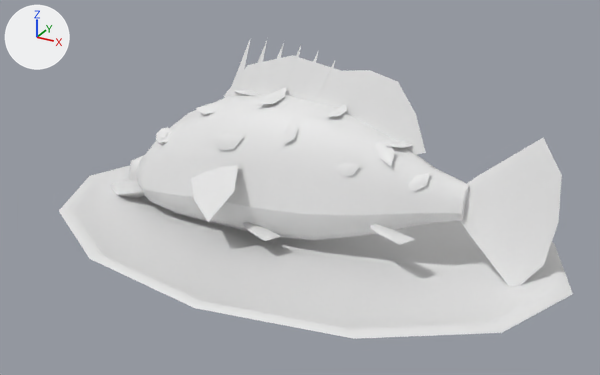
An edit to the Blender file WhiteModel/Food/SM_mandarin_fish.blend, drawn before and after from the same camera.
Both versions are drawn from a camera (50 mm lens) standing at (0.218, -0.393, 0.244) and looking at (0.004, -0.004, 0.05). Lighting does not change. The marker at upper left points along +X, +Y and +Z. The older version comes first.

Before the edit, the objects in view are built like this:
```python
me_sm_mandarin_fish = bpy.data.meshes.new('SM_mandarin_fish')
me_sm_mandarin_fish.from_pydata(...)  # 407 vertices, 486 faces; spans x -0.163..0.163, y -0.105..0.105, z 0.0..0.123
me_sm_mandarin_fish.polygons.foreach_set('use_smooth', [True] * 486)
# faces by material slot: [96, 82, 60, 88, 100, 24, 18, 18]
me_sm_mandarin_fish.materials.append(mat_m_celadon)  # white #e7e7e7
me_sm_mandarin_fish.materials.append(mat_m_mandarinskin)  # white #e7e7e7
me_sm_mandarin_fish.materials.append(mat_m_fishbelly)  # white #e7e7e7
me_sm_mandarin_fish.materials.append(mat_m_mandarinfin)  # white #e7e7e7
me_sm_mandarin_fish.materials.append(mat_m_mandarinspot)  # white #e7e7e7
me_sm_mandarin_fish.materials.append(mat_m_fishiris)  # white #e7e7e7
me_sm_mandarin_fish.materials.append(mat_m_fisheye)  # white #e7e7e7
me_sm_mandarin_fish.materials.append(mat_m_fishgill)  # white #e7e7e7
ob_sm_mandarin_fish = bpy.data.objects.new('SM_mandarin_fish', me_sm_mandarin_fish)
ob_sm_mandarin_fish.location = (0.0, 0.0, 0.0)
_m = ob_sm_mandarin_fish.modifiers.new('WeightedNormal', 'WEIGHTED_NORMAL')
_m.keep_sharp = True
```
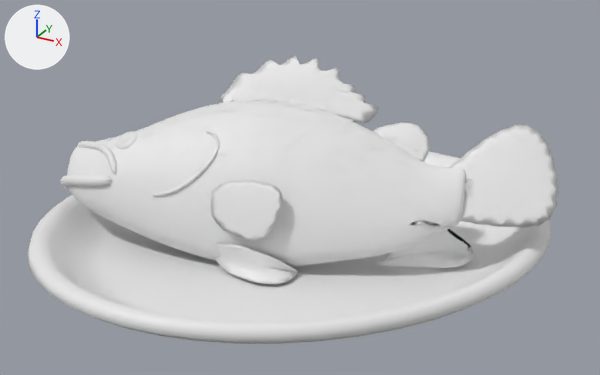
Where the change shows, as pixel boxes (x1, y1, x2, y2) in the pictures (600 x 375 px):
'SM_mandarin_fish', reshaped
    before: (59, 38, 573, 339)
    after: (27, 56, 558, 344)
part 1 of me_sm_mandarin_fish, rebuilt (11% taller)
    before: (59, 165, 573, 339)
    after: (27, 151, 551, 344)
part 2 of me_sm_mandarin_fish, rebuilt (20% wider, 36% taller)
    before: (136, 94, 469, 215)
    after: (67, 101, 466, 266)
part 3 of me_sm_mandarin_fish, rebuilt (7% wider, 31% shorter)
    before: (460, 137, 562, 286)
    after: (449, 125, 558, 228)
part 4 of me_sm_mandarin_fish, deleted
    before: (110, 38, 431, 245)
part 5 of me_sm_mandarin_fish, built on
    before: (139, 53, 464, 241)
    after: (60, 56, 545, 284)

The change, as a diff of the scene's bpy script:
```diff
--- a/WhiteModel/Food/SM_mandarin_fish.blend.py
+++ b/WhiteModel/Food/SM_mandarin_fish.blend.py
@@ me_sm_mandarin_fish @@
 # used by ob_sm_mandarin_fish; location = (0.0, 0.0, 0.0)
-me_sm_mandarin_fish.from_pydata(...)  # 407 vertices, 486 faces; spans x -0.163..0.163, y -0.105..0.105, z 0.0..0.123
+me_sm_mandarin_fish.from_pydata(...)  # 4265 vertices, 4226 faces; spans x -0.14..0.144, y -0.139..0.139, z 0.0..0.118
+# me_sm_mandarin_fish part 1: the loose piece of 86 vertices spanning x -0.163..0.163, y -0.105..0.105, z 0.0..0.024 is rebuilt with 914 vertices and now spans x -0.14..0.14, y -0.139..0.139, z 0.0..0.031
+# me_sm_mandarin_fish part 2: the loose piece of 72 vertices spanning x -0.12..0.098, y -0.012..0.043, z 0.017..0.095 is rebuilt with 1250 vertices and now spans x -0.129..0.099, y -0.064..0.024, z 0.013..0.096
+# me_sm_mandarin_fish part 3: the loose piece of 10 vertices spanning x 0.086..0.148, y 0.001..0.03, z 0.014..0.093 is rebuilt with 122 vertices and now spans x 0.081..0.144, y 0.005..0.046, z 0.045..0.092, in mat_m_mandarinfin (white #e7e7e7)
+# me_sm_mandarin_fish part 4: 18 loose pieces with 151 vertices, spanning x -0.141..0.078, y -0.033..0.041, z 0.009..0.123, are deleted
+# me_sm_mandarin_fish part 5: 87 vertices removed from x -0.12..0.098, y -0.012..0.04, z 0.01..0.12; 1978 vertices added at x -0.131..0.138, y -0.065..0.042, z 0.015..0.118
 me_sm_mandarin_fish.materials.append(mat_m_celadon)
 me_sm_mandarin_fish.materials.append(mat_m_mandarinskin)
-me_sm_mandarin_fish.materials.append(mat_m_fishbelly)  # white #e7e7e7
 me_sm_mandarin_fish.materials.append(mat_m_mandarinfin)
```
